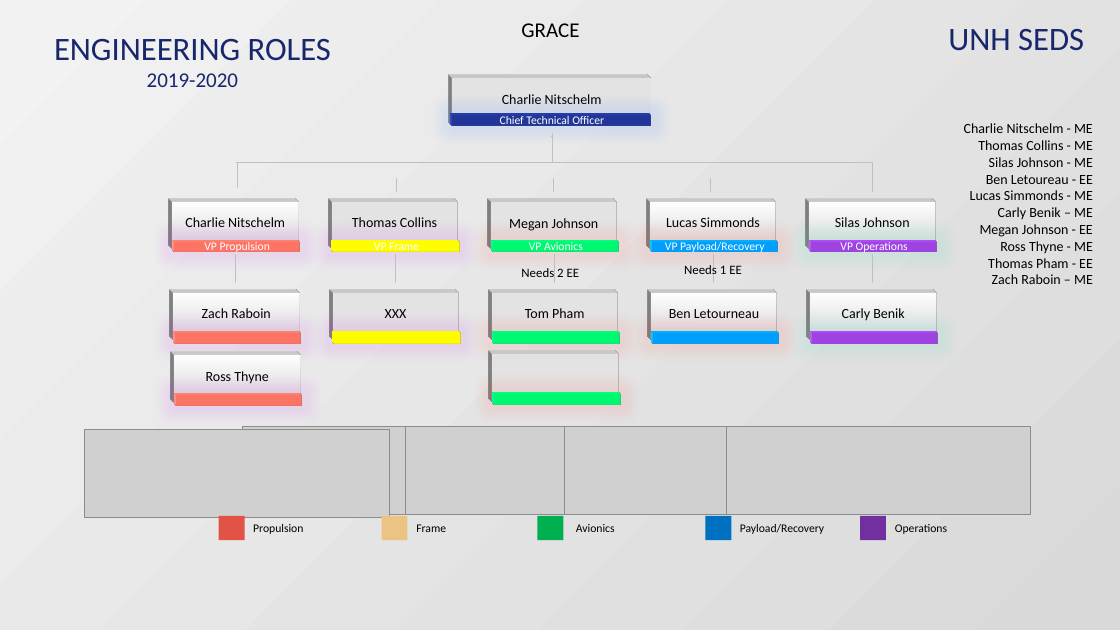
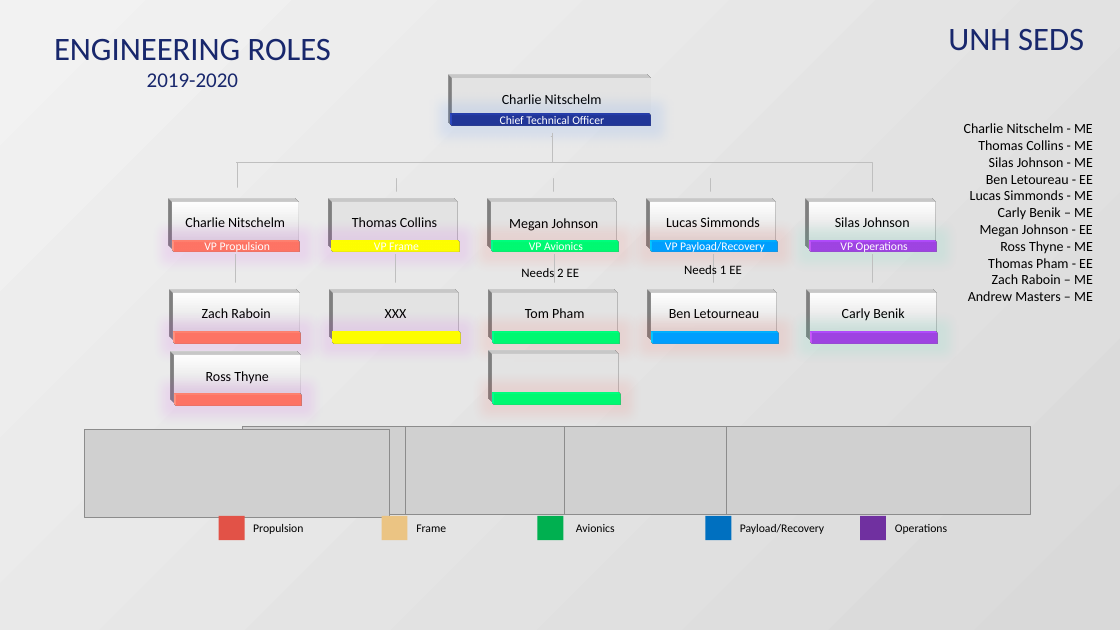
Before and after one commit to Maeswoon/UNHSEDS, a slide deck: slide 1 of Engineering/2019-2020/Engineering Management/Engineering Organization Chart.pptx. Drawn at 1120x630 pixels with LibreOffice and Linux fonts; fonts in the diff are those of the drawing; grey boxes stand for pictures; background and template pictures are left out. Boxes give left, top, right and bottom in pixels: in the first picture for what was removed or moved away, otherwise in the second. Text is boxed around its words. In the diff, an @@ line names an element or a change of style, - is before the commit and + after.

```diff
--- a/Engineering/2019-2020/Engineering Management/Engineering Organization Chart.pptx
+++ b/Engineering/2019-2020/Engineering Management/Engineering Organization Chart.pptx
@@ text removed at (521,23,579,37) @@
-GRACE
@@ text at (968,291,1093,301): paragraph added @@
+Andrew Masters – ME
```
Also in this commit, not shown: 1 other file.
